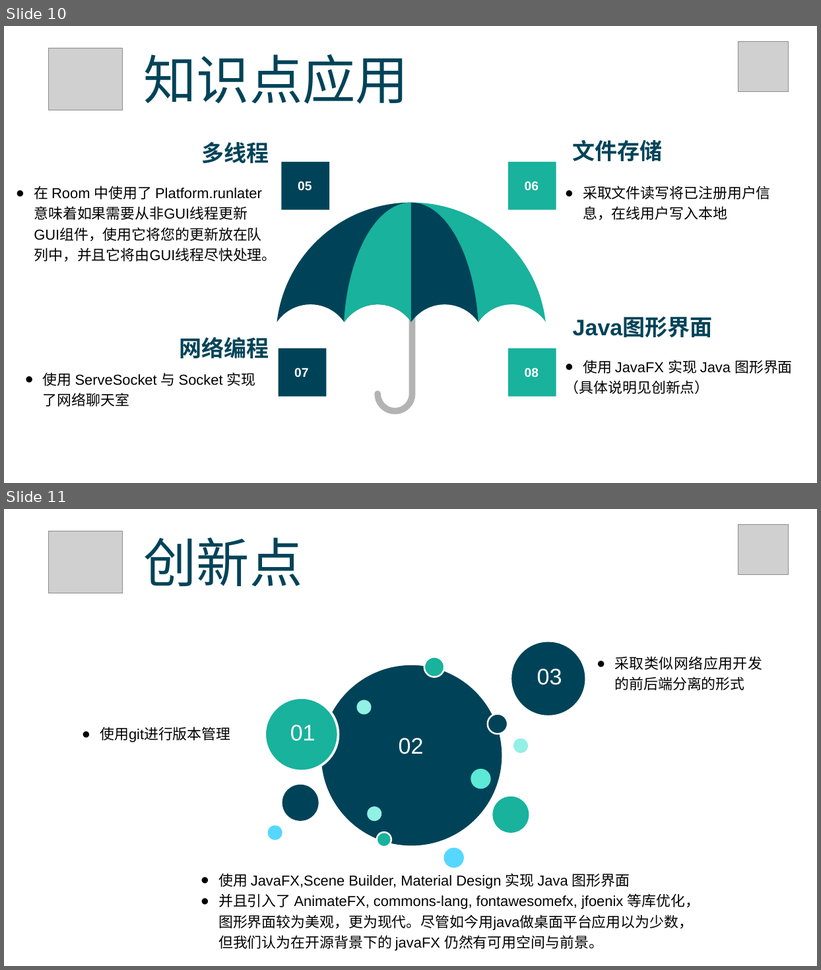
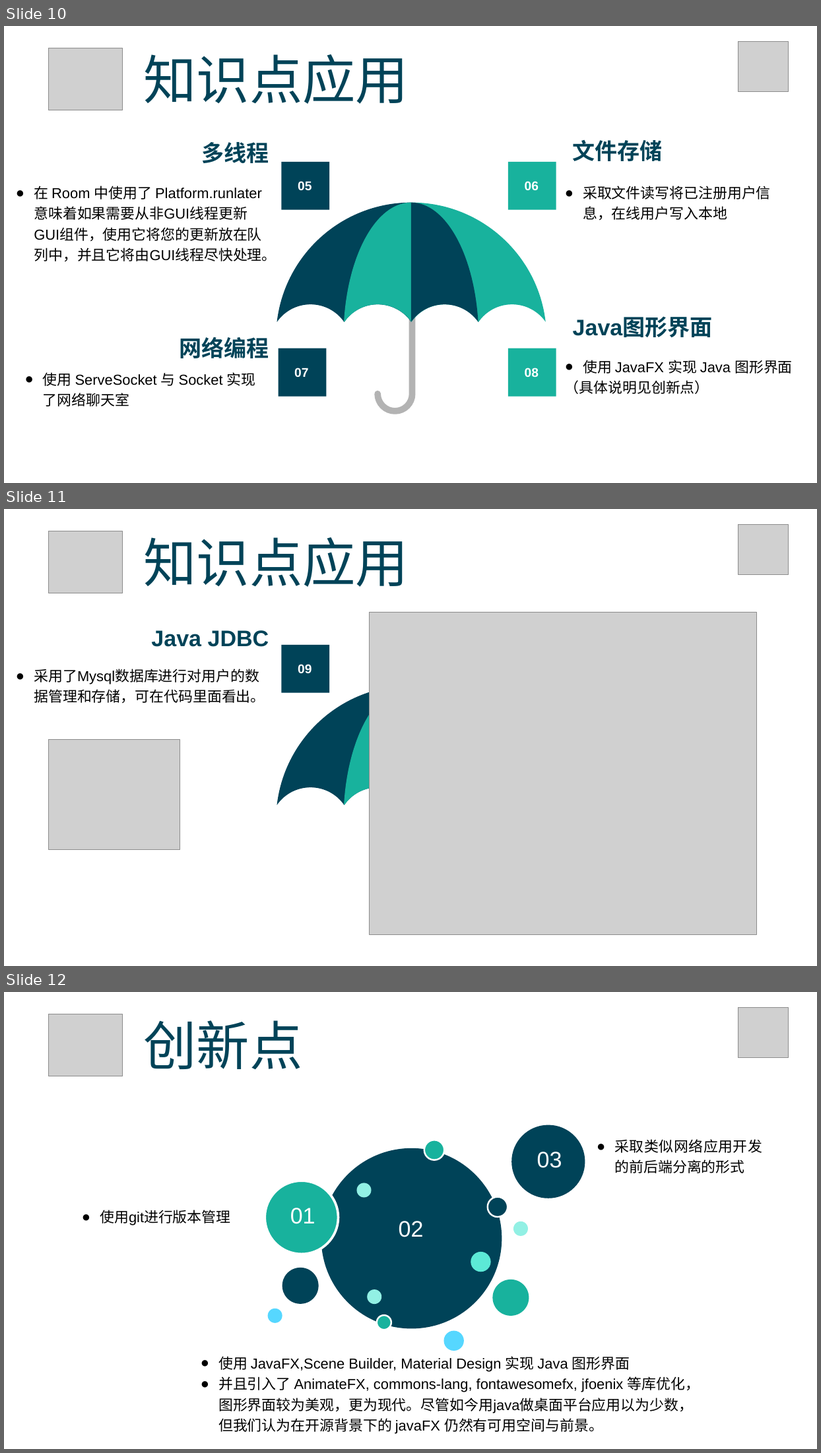
Before and after one commit to Ad-Bean/ChatChatTalk, a slide deck: javaPPT.pptx. Shown one above the other, each under a label of ours: slides 10 and 11 before the commit, slides 10, 11 and 12 after it. The pictures are 821x970 and 821x1453 pixels, drawn with LibreOffice and Linux fonts; fonts in the diff are those of the drawing; grey boxes stand for pictures. Boxes give left, top, right and bottom in pixels: in the first picture for what was removed or moved away, otherwise in the second. Text is boxed around its words. In the diff, an @@ line names an element or a change of style, - is before the commit and + after.

```diff
--- a/javaPPT.pptx
+++ b/javaPPT.pptx
@@ slide 11 added at [4, 509, 817, 966], background #FFFFFF @@
@@ picture added at [739, 525, 789, 575] @@
@@ picture added at [48, 531, 123, 593] @@
@@ text added at [144, 537, 409, 587], 66 pt, text #004358 @@
+知识点应用
@@ picture added at [370, 612, 757, 935] @@
@@ text added at [151, 630, 269, 647], 28 pt, text #004358, bold @@
+Java JDBC
@@ rounded rectangle added at [282, 645, 329, 693], fill #004358 @@
@@ text added at [298, 664, 312, 673], 15.8 pt, text #FFFFFF, bold @@
+09
@@ text added at [34, 669, 265, 703], 18 pt, text #000000 @@
+● 采用了Mysql数据库进行对用户的数据管理和存储，可在代码里面看出。
@@ freeform shape added at [277, 686, 412, 806], fill #004358 @@
@@ freeform shape added at [344, 686, 411, 805], fill #18B29D @@
@@ picture added at [48, 740, 180, 850] @@
@@ what was slide 11 is now slide 12 @@
```
Also in this commit, not shown: 2 slides changed, 2 other slides added, 1 slide removed, 1 other file.
